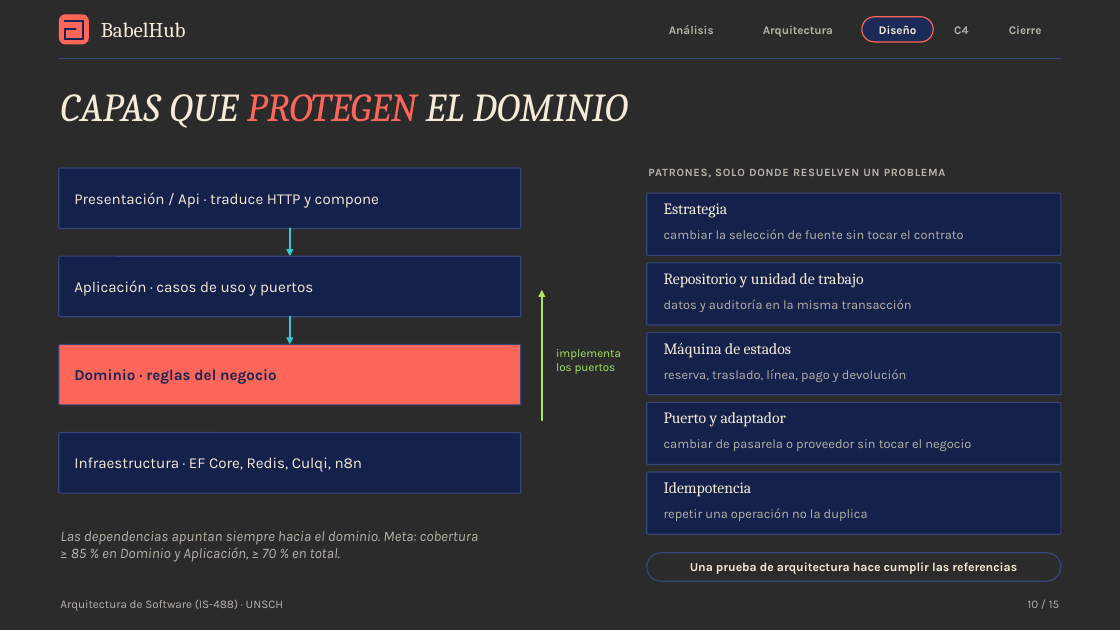
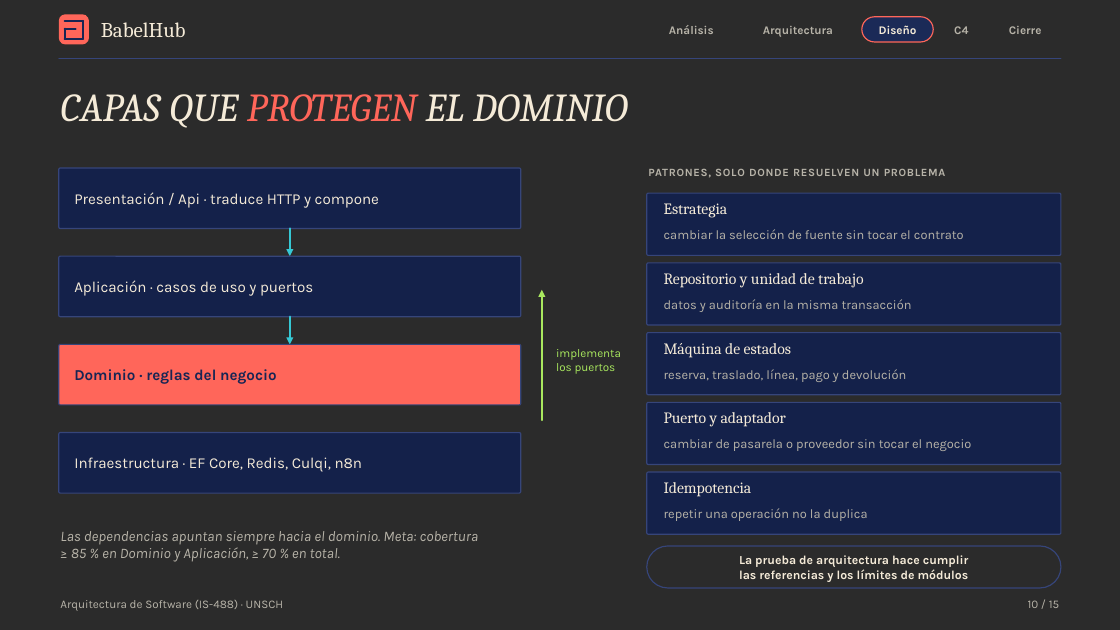
Before and after one commit to P35C4D0R4B1050/BabelHub, a slide deck: slide 10 of docs/BabelHub_Exposicion.pptx. Drawn at 1120x630 pixels with LibreOffice and Linux fonts; fonts in the diff are those of the drawing; background and template pictures are left out; a plain dark background stands for a picture behind light text. Boxes give left, top, right and bottom in pixels: in the first picture for what was removed or moved away, otherwise in the second. Text is boxed around its words. In the diff, an @@ line names an element or a change of style, - is before the commit and + after.

```diff
--- a/docs/BabelHub_Exposicion.pptx
+++ b/docs/BabelHub_Exposicion.pptx
@@ rounded rectangle "La prueba de arquitectura hace ...": place and size @@
-rounded rectangle "La prueba de arquitectura hace ..." at box(647, 553, 1061, 581)
+rounded rectangle "La prueba de arquitectura hace ..." at box(647, 546, 1061, 588)
@@ text in rounded rectangle at box(739, 555, 969, 582): text changed @@
-Una prueba de arquitectura hace cumplir las referencias
+La prueba de arquitectura hace cumplir
+las referencias y los límites de módulos
```
Also in this commit, not shown: 10 other slides changed, 30 other files.
